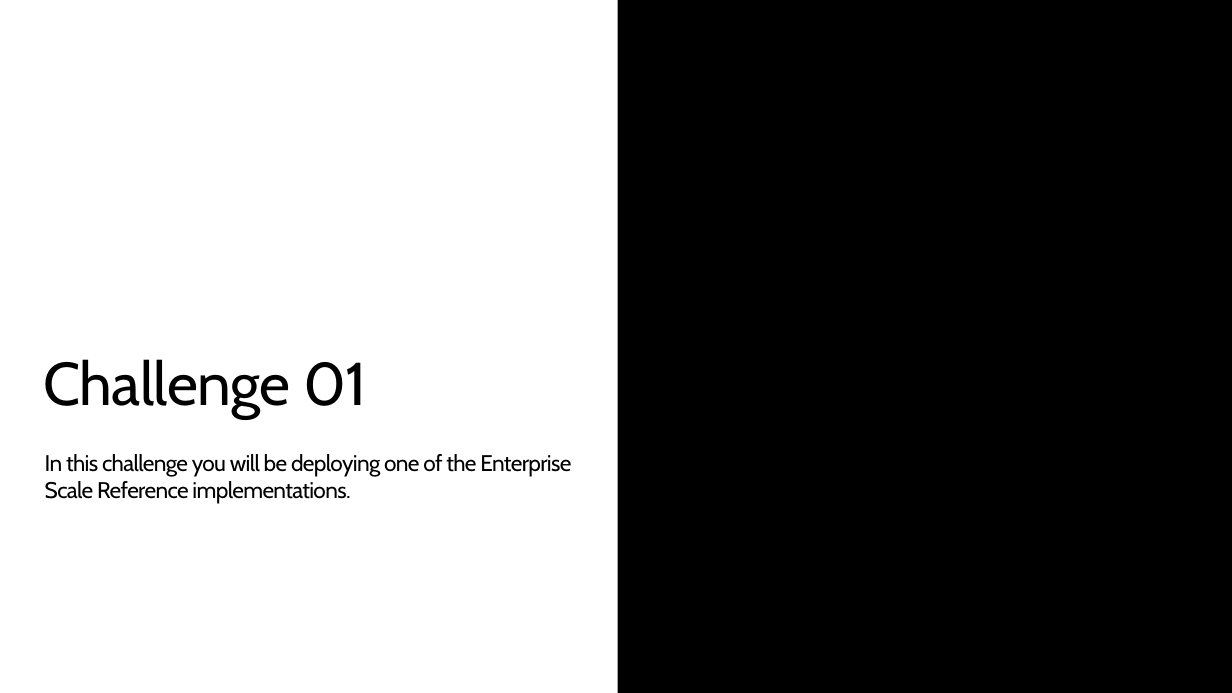
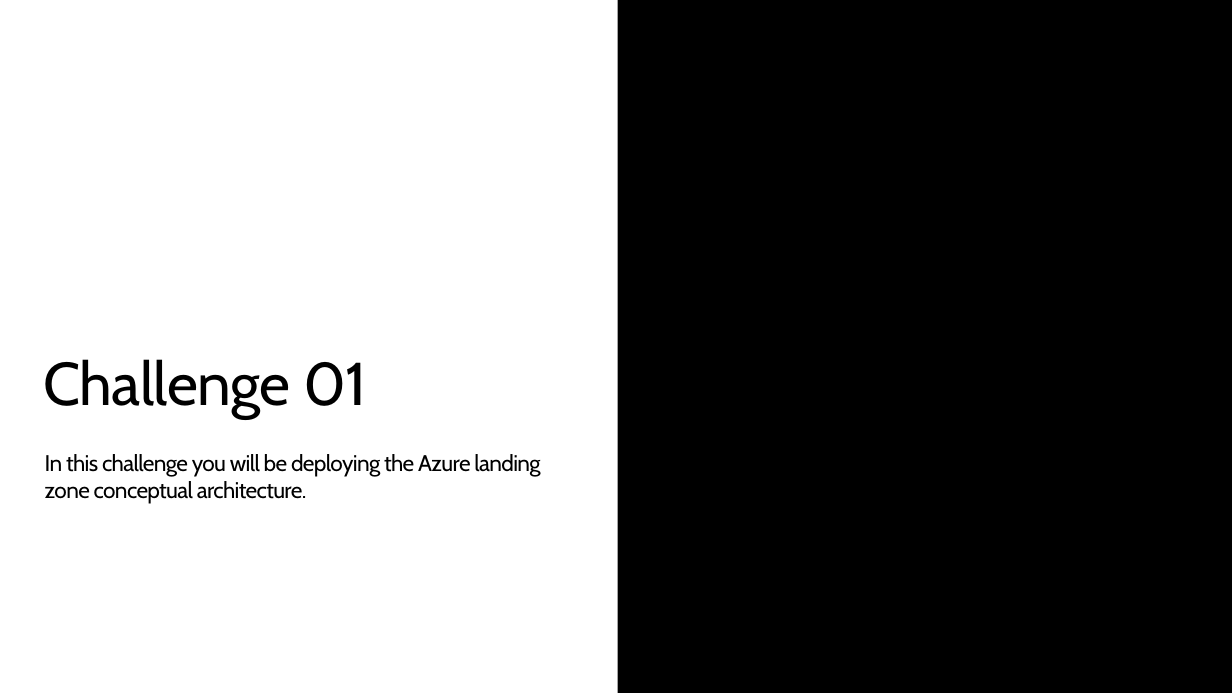
Before and after one commit to jonathan-vella/what-the-caf, a slide deck: slide 5 of learning_path_modules/04_ALZ_Accelerator/00_ALZ_Accelerator_Agenda.pptx. Drawn at 1232x693 pixels with LibreOffice and Linux fonts; fonts in the diff are those of the drawing; background and template pictures are left out. Boxes give left, top, right and bottom in pixels: in the first picture for what was removed or moved away, otherwise in the second. Text is boxed around its words. In the diff, an @@ line names an element or a change of style, - is before the commit and + after.

```diff
--- a/learning_path_modules/04_ALZ_Accelerator/00_ALZ_Accelerator_Agenda.pptx
+++ b/learning_path_modules/04_ALZ_Accelerator/00_ALZ_Accelerator_Agenda.pptx
@@ text at <box>45,454,540,504</box>: text changed @@
-In this challenge you will be deploying one of the Enterprise Scale Reference implementations.
+In this challenge you will be deploying the Azure landing zone conceptual architecture.
```
Also in this commit, not shown: 4 other slides changed, 4 slides added, 2 slides removed, 8 other files.
